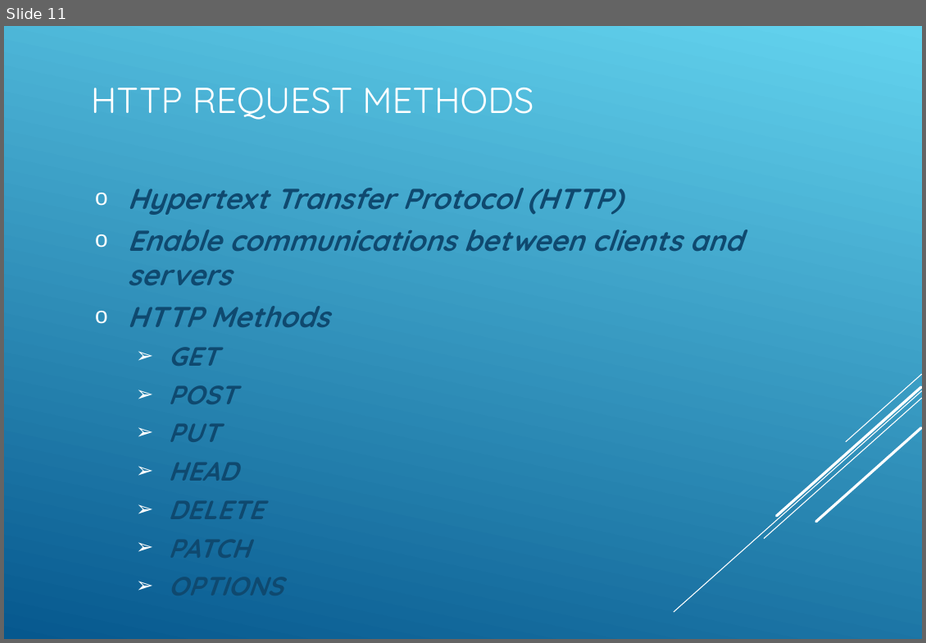
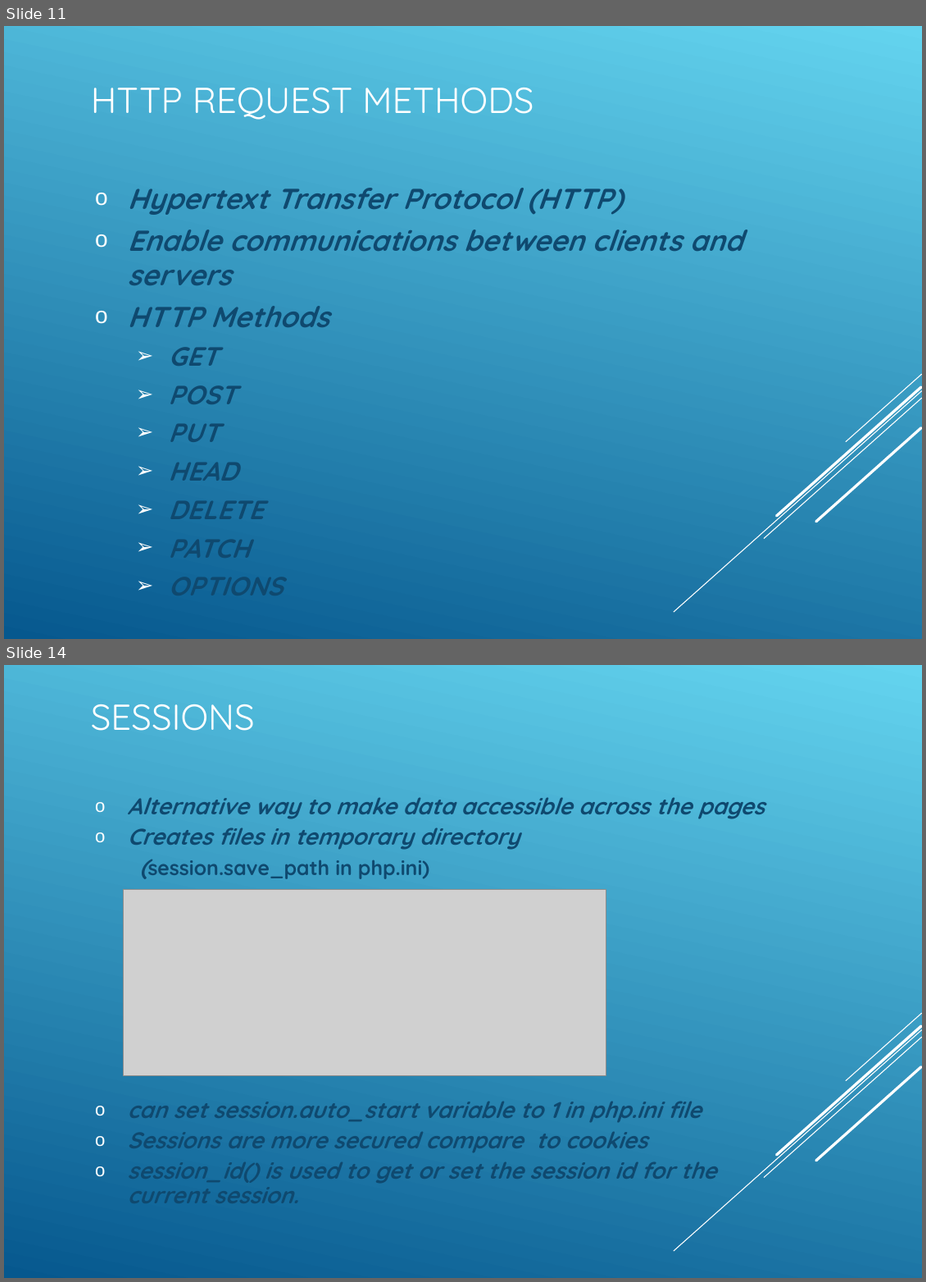
Before and after one commit to koushikgraj/PHP-Training, a slide deck: PHP-Presentation.ppt. Shown one above the other, each under a label of ours: slide 11 before the commit, slides 11 and 14 after it; the slides between them are not shown. The pictures are 926x643 and 926x1282 pixels, drawn with LibreOffice and Linux fonts; fonts in the diff are those of the drawing; grey boxes stand for pictures. Boxes give left, top, right and bottom in pixels: in the first picture for what was removed or moved away, otherwise in the second. Text is boxed around its words. In the diff, an @@ line names an element or a change of style, - is before the commit and + after.

Commit message:
07-May-2021 : Registration form & cookies

```diff
--- a/PHP-Presentation.ppt
+++ b/PHP-Presentation.ppt
@@ slide 14 added at [4, 665, 922, 1278], background gradient #64D4EF to #06588E; not listed: 5 template elements that a slide beside it also shows @@
@@ title added at [91, 704, 255, 731], 30 pt, text #FFFFFF @@
+SESSIONS
@@ subtitle added at [128, 797, 765, 1182], 19 pt, text #0F496F, bold, italic @@
+  o Alternative way to make data accessible across the pages
+  o Creates files in temporary directory
+  (session.save_path in php.ini)
+  o can set session.auto_start variable to 1 in php.ini file
+  o Sessions are more secured compare to cookies
+  o session_id() is used to get or set the session id for the current session.
@@ picture added at [123, 890, 606, 1075] @@
```
Also in this commit, not shown: 1 slide changed, 2 other slides added, 5 other files.
